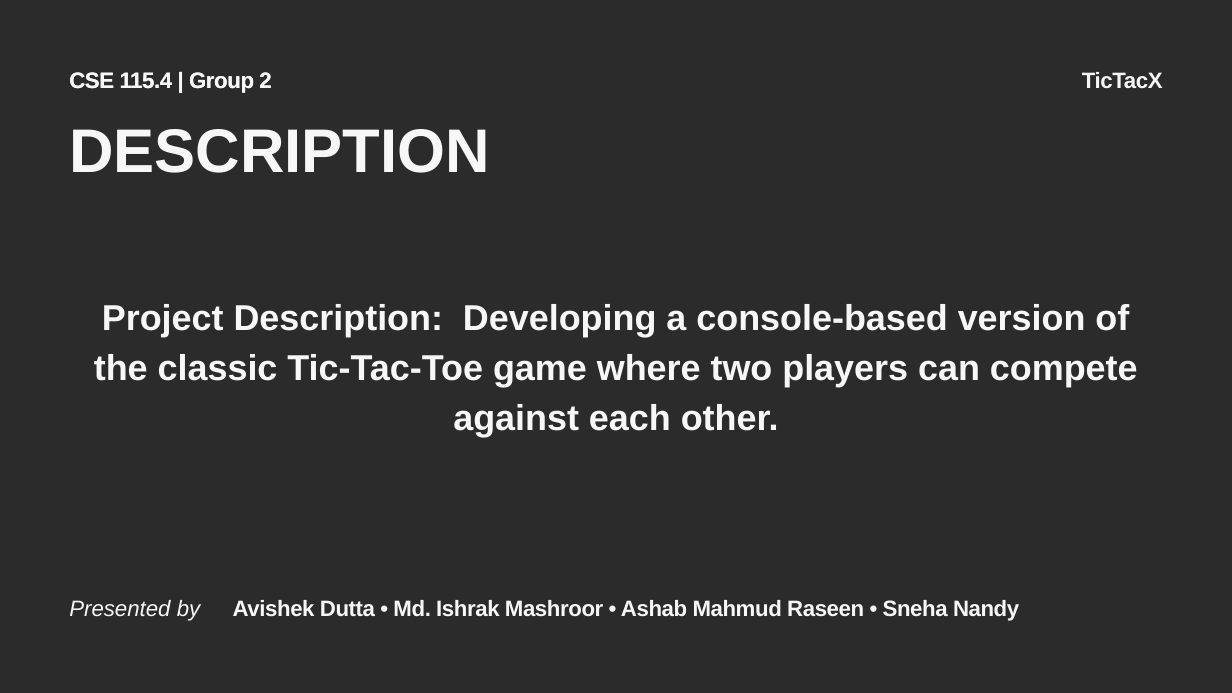
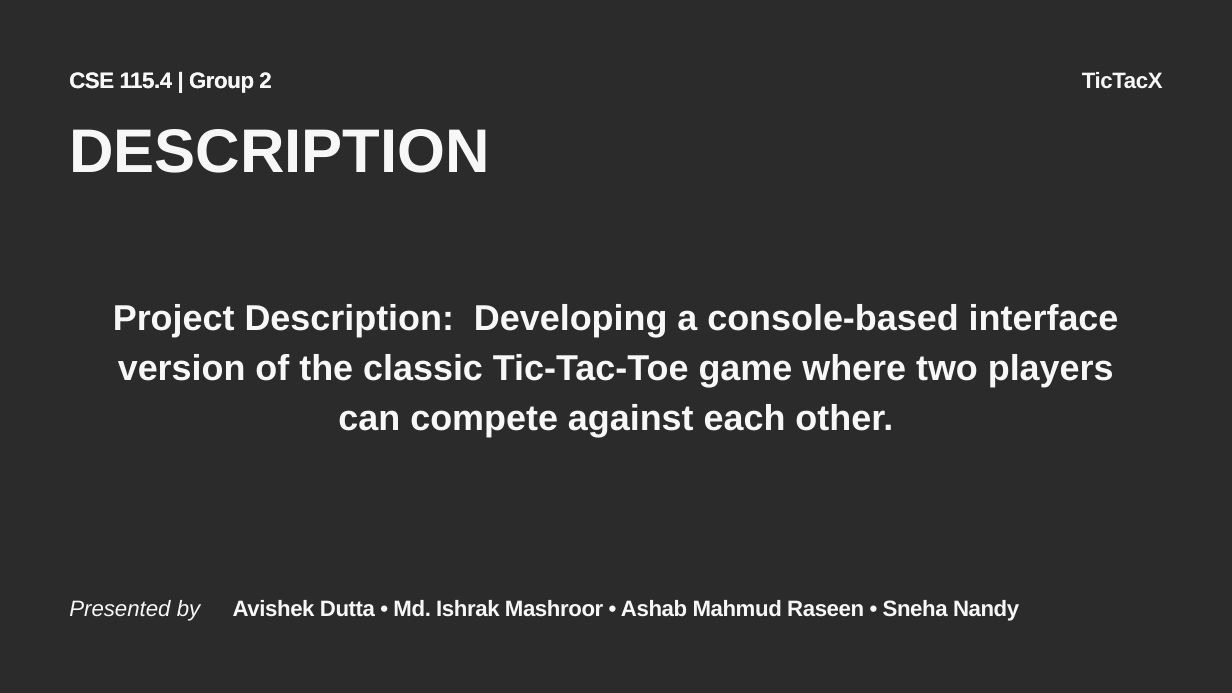
Before and after one commit to tyroruyk/tictacx, a slide deck: slide 3 of others/TicTacX.pptx (slide 2 before the commit). Drawn at 1232x693 pixels with LibreOffice and Linux fonts; fonts in the diff are those of the drawing; background and template pictures are left out; a plain dark background stands for a picture behind light text. Boxes give left, top, right and bottom in pixels: in the first picture for what was removed or moved away, otherwise in the second. Text is boxed around its words. In the diff, an @@ line names an element or a change of style, - is before the commit and + after.

```diff
--- a/others/TicTacX.pptx
+++ b/others/TicTacX.pptx
@@ text at (x1=113, y1=304, x2=1119, y2=437): text changed @@
-Project Description: Developing a console-based version of the classic Tic-Tac-Toe game where two players can compete against each other.
+Project Description: Developing a console-based interface version of the classic Tic-Tac-Toe game where two players can compete against each other.
```
Also in this commit, not shown: 14 other slides changed.
